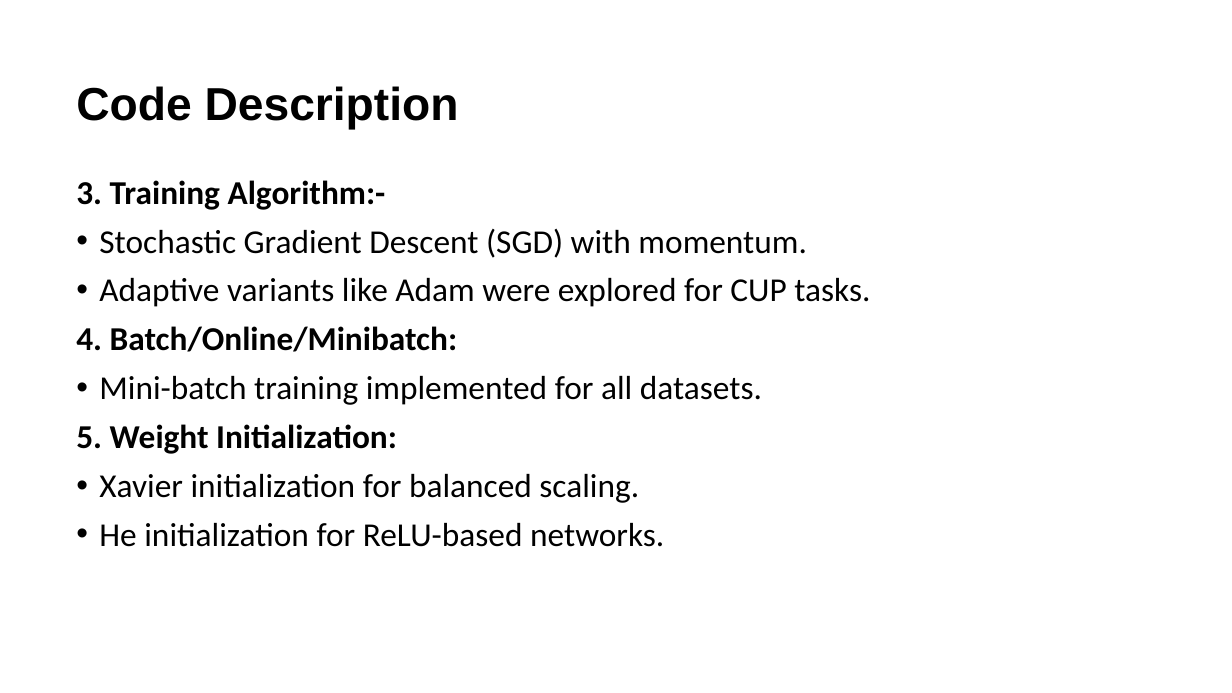
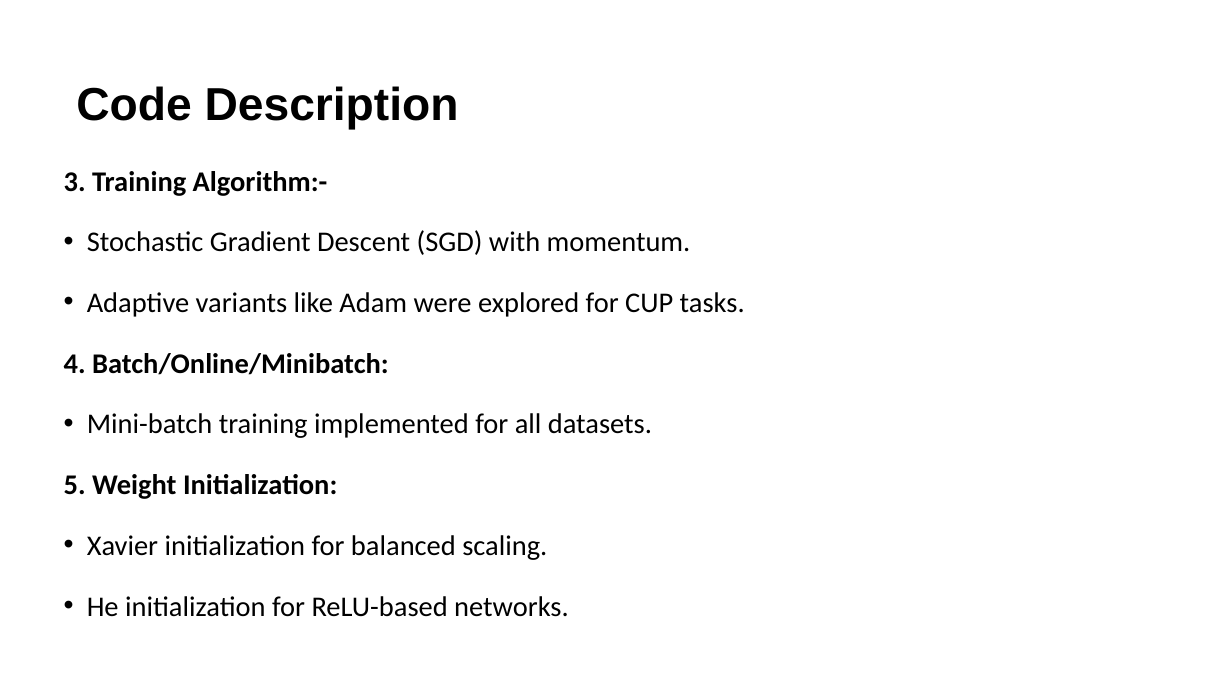
Before and after one commit to Tsion-Ketema/Machine_learning_project_2024, a slide deck: slide 4 of report_slide.pptx. Drawn at 1232x693 pixels with LibreOffice and Linux fonts; fonts in the diff are those of the drawing. Boxes give left, top, right and bottom in pixels: in the first picture for what was removed or moved away, otherwise in the second. Text is boxed around its words. In the diff, an @@ line names an element or a change of style, - is before the commit and + after.

```diff
--- a/report_slide.pptx
+++ b/report_slide.pptx
@@ text "3. Training Algorithm:-" moved from (x1=76, y1=180, x2=870, y2=547) to (x1=64, y1=171, x2=745, y2=617) @@
@@ text "3. Training Algorithm:-" at (x1=64, y1=171, x2=745, y2=617): size 26 to 22.2 pt; line spacing 0.9 to 1.4 @@
```
Also in this commit, not shown: 11 other slides changed, 49 other files.
